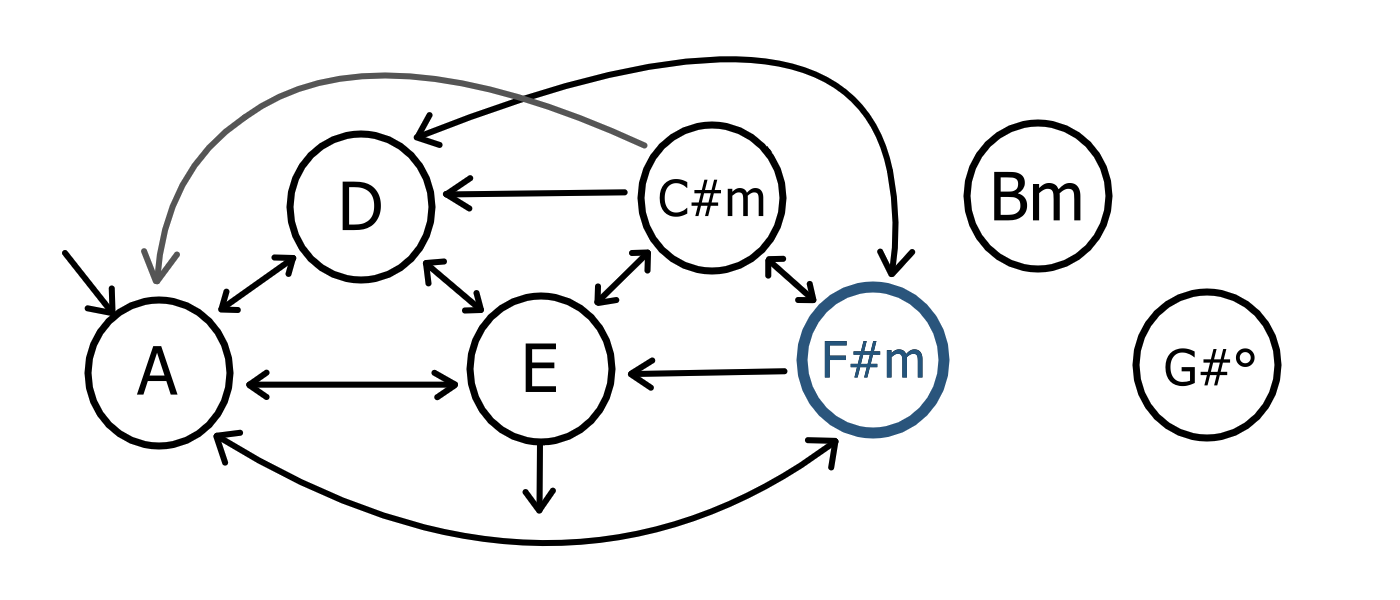
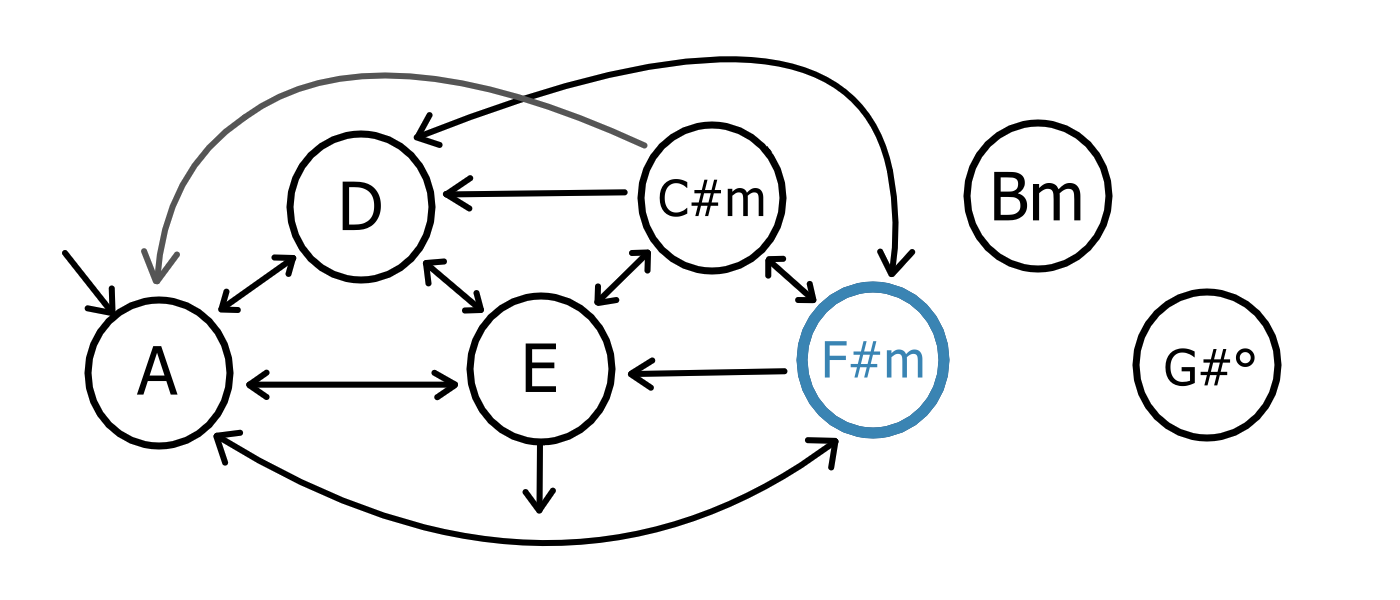
Layer changes from the first 1400 x 600 image to the second:
painted on "Ring" (2nd of 7, in "6" › "Unselected") over [896, 285, 933, 312]
painted on "Paint Layer 2" (3rd of 7, in "5" › "Selected") over [796, 281, 950, 439]
hid group "Unselected" (3rd of 7, in "5") (2 layers) over [796, 281, 950, 439]
painted on "Ring" (3rd of 7, in "5" › "Unselected") over [796, 281, 950, 439]
painted on "Ring" (4th of 7, in "4" › "Unselected") over [796, 294, 832, 376]
painted on "Paint Layer 3" over [796, 281, 950, 439]
